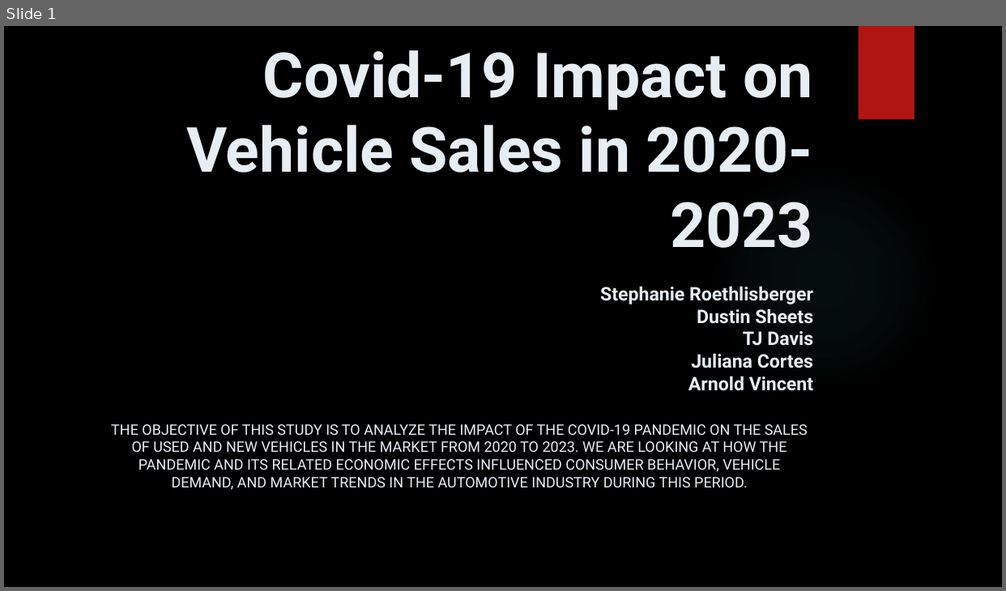
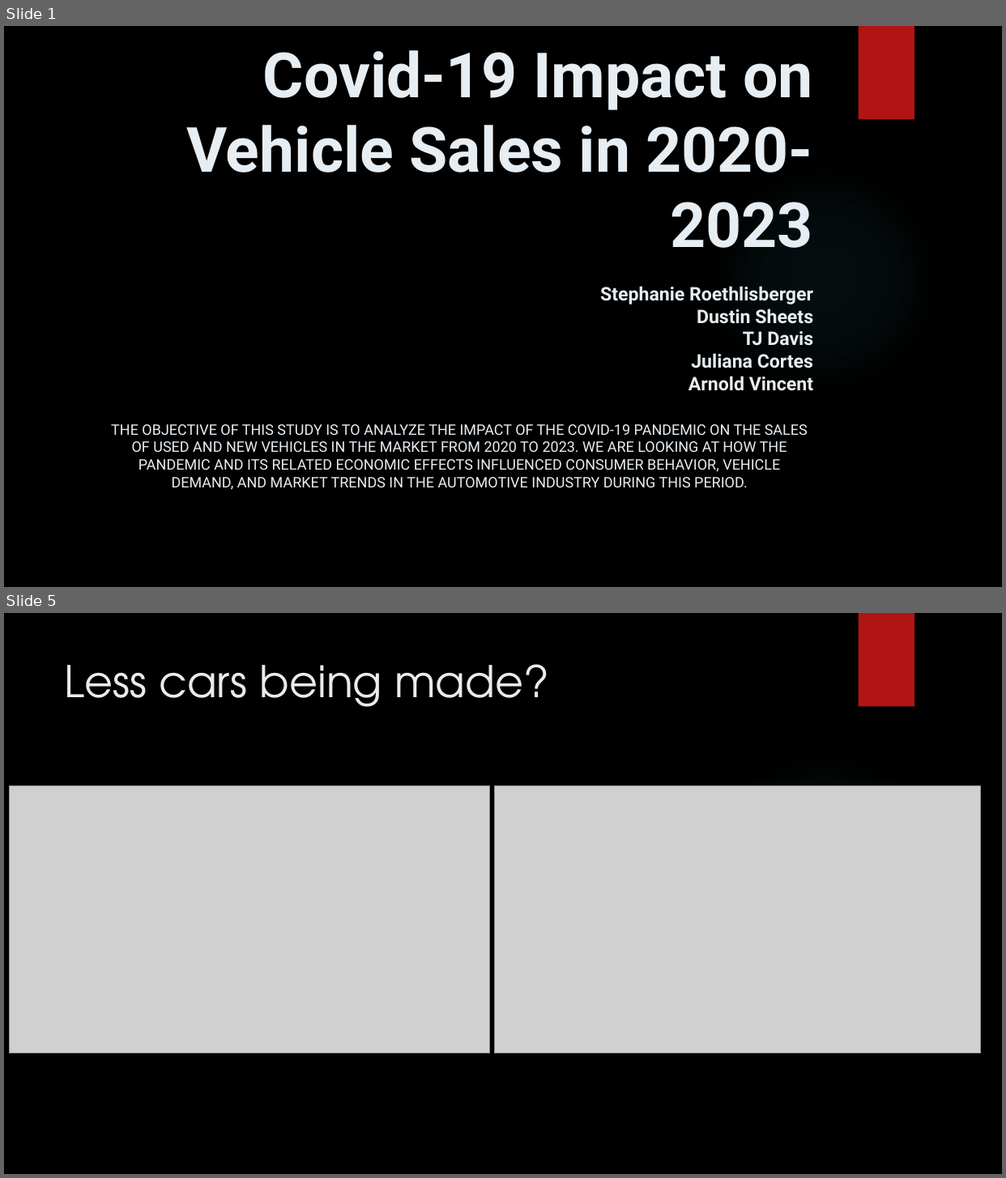
Before and after one commit to T800-101A/Impact_Vehicule_COVID-19, a slide deck: Project 1 Presentation.pptx. Shown one above the other, each under a label of ours: slide 1 before the commit, slides 1 and 5 after it; the slides between them are not shown. The pictures are 1006x591 and 1006x1178 pixels, drawn with LibreOffice and Linux fonts; fonts in the diff are those of the drawing; grey boxes stand for pictures; background and template pictures are left out. Boxes give left, top, right and bottom in pixels: in the first picture for what was removed or moved away, otherwise in the second. Text is boxed around its words. In the diff, an @@ line names an element or a change of style, - is before the commit and + after.

```diff
--- a/Project 1 Presentation.pptx
+++ b/Project 1 Presentation.pptx
@@ slide 5 added at <box>4,613,1002,1174</box>, background picture (left out); not listed: 2 template elements that a slide beside it also shows @@
@@ title added at <box>65,664,549,707</box>, 42 pt, text #EBEBEB @@
+Less cars being made?
@@ picture added at <box>9,786,490,1054</box> @@
@@ picture added at <box>494,786,980,1054</box> @@
```
Also in this commit, not shown: 2 other slides added, 3 slides removed.
